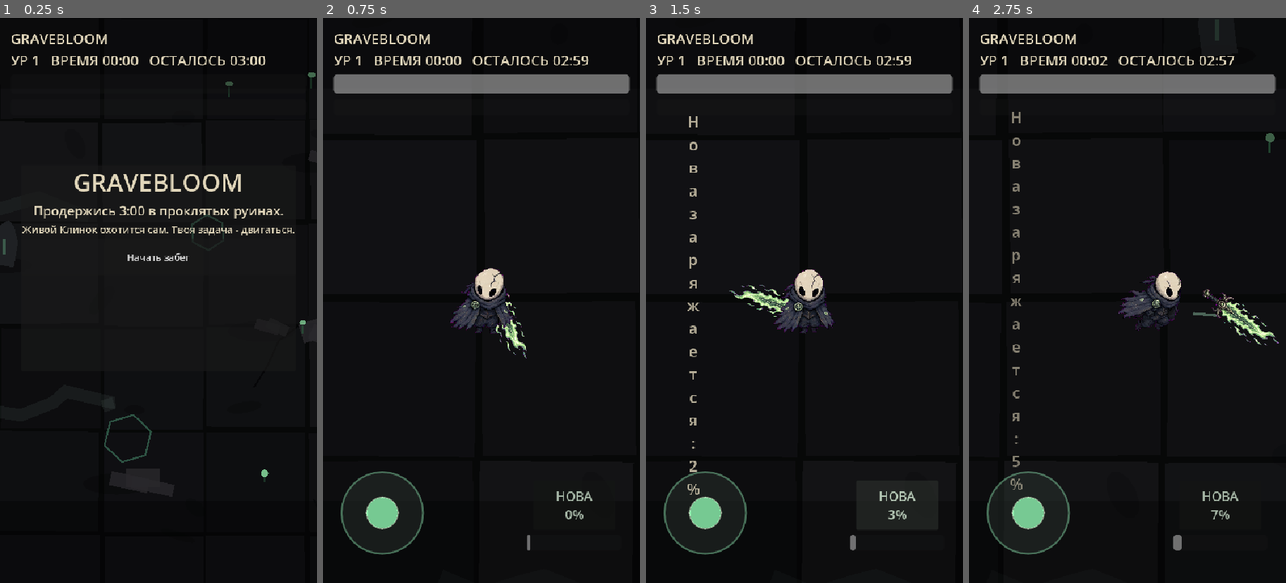
Above: before the commit, frames 1-4 (left to right).
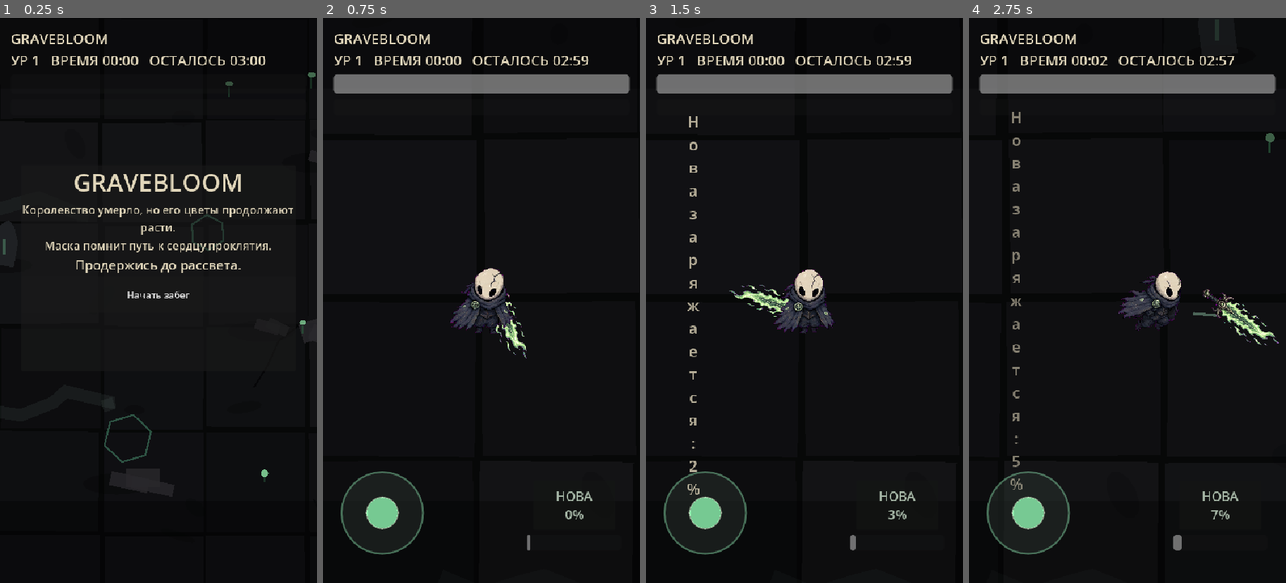
Above: after the commit, the same moments.

Repository: kotlinhustle/gravebloom
Game: Godot game, scene res://scenes/main.tscn
The game is run twice, just before and just after one commit, with the same random seed, the same clock (stepped at 60 frames per second) and the same inputs.
Inputs (mouse positions are in pixels of both pictures, inside the frame that each line leads up to):
- Up to frame 1 (0.25 s): no input
- Up to frame 2 (0.75 s): click "Начать забег" at 0.5 s
- Up to frame 3 (1.5 s): click "НОВА 2%" at 1.25 s
- Up to frame 4 (2.75 s): tap Enter at 2 s; move the mouse to (1197, 272) at 2.02 s; hold D from 2.03 s (still down); click (1197, 272) at 2.17 s; tap Space at 2.27 s

The runs differ from the first frame. In frame 1, 2.5% of the frame differs, in the area x 6-93%, y 33-50%; in frame 2, nothing differs; in frame 3, less than 0.1%; in frame 4, nothing differs.

Commit message:
Add micro lore and strengthen Nova hitbox

Diff:
--- a/scripts/main.gd
+++ b/scripts/main.gd
@@ -18,6 +18,13 @@
 const ULTIMATE_RADIUS := 380.0
 const ULTIMATE_DAMAGE := 7
 const MAX_RELIC_CHOICES := 3
+const BASE_VIEWPORT_SIZE := Vector2(540.0, 960.0)
+const LORE_EVENTS := [
+	{"time": 12.0, "text": "Руины проснулись"},
+	{"time": 45.0, "text": "Gravebloom тянется к крови"},
+	{"time": 90.0, "text": "Маска шепчет: не останавливайся"},
+	{"time": 130.0, "text": "Клинок вспоминает старую клятву"},
+]
 
 var player: Player
 var living_blade: Node2D
@@ -56,6 +63,7 @@
 var vampirism_unlocked := false
 var kill_count := 0
 var ultimate_pointer_active := false
+var lore_event_index := 0
 
 @onready var world := Node2D.new()
 @onready var fx_layer := Node2D.new()
@@ -65,6 +73,7 @@
 @onready var xp_bar := ProgressBar.new()
 @onready var ultimate_bar := ProgressBar.new()
 @onready var ultimate_button := Button.new()
+@onready var ultimate_hit_area := Control.new()
 @onready var joystick_base := Panel.new()
 @onready var joystick_knob := Panel.new()
 @onready var upgrade_panel := PanelContainer.new()
@@ -93,6 +102,7 @@
 		return
 	if not miniboss_spawned and elapsed >= MINIBOSS_TIME:
 		_spawn_miniboss()
+	_update_lore_events()
 	spawn_timer -= delta
 	if spawn_timer <= 0.0:
 		_spawn_enemy_wave()
@@ -387,12 +397,14 @@
 	get_tree().paused = true
 	joystick_base.visible = false
 	ultimate_button.visible = false
+	ultimate_hit_area.visible = false
 	ultimate_bar.visible = false
 	overlay_panel.visible = true
 	_clear_container(overlay_list)
 	_add_overlay_label("GRAVEBLOOM", 42)
-	_add_overlay_label("Продержись 3:00 в проклятых руинах.", 22)
-	_add_overlay_label("Живой Клинок охотится сам. Твоя задача - двигаться.", 17)
+	_add_overlay_label("Королевство умерло, но его цветы продолжают расти.", 19)
+	_add_overlay_label("Маска помнит путь к сердцу проклятия.", 19)
+	_add_overlay_label("Продержись до рассвета.", 22)
 	_add_overlay_button("Начать забег", _start_run)
 
 func _start_run() -> void:
@@ -400,6 +412,7 @@
 	overlay_panel.visible = false
 	joystick_base.visible = true
 	ultimate_button.visible = true
+	ultimate_hit_area.visible = true
 	ultimate_bar.visible = true
 	game_state = "running"
 	get_tree().paused = false
@@ -427,6 +440,7 @@
 	thorn_bloom_cooldown = 0.0
 	vampirism_unlocked = false
 	kill_count = 0
+	lore_event_index = 0
 	_update_ultimate_ui()
 	_reset_joystick()
 	_stop_screen_shake()
@@ -776,6 +790,7 @@
 	game_state = "upgrade"
 	joystick_base.visible = false
 	ultimate_button.visible = false
+	ultimate_hit_area.visible = false
 	ultimate_bar.visible = false
 	_reset_joystick()
 	get_tree().paused = true
@@ -792,14 +807,14 @@
 
 func _roll_relics() -> Array:
 	var relics := [
-		{"name": "Заточить Живой Клинок", "description": "Больше урона клинком", "method": "_upgrade_damage"},
-		{"name": "Ускорить проклятие", "description": "Клинок атакует чаще", "method": "_upgrade_cooldown"},
-		{"name": "Расширить бледный радиус", "description": "Клинок ищет врагов дальше", "method": "_upgrade_range"},
-		{"name": "Призвать Тень", "description": "Дух прорезает толпу лучом", "method": "_upgrade_shadow_spirit"},
-		{"name": "Могильный Магнит", "description": "Опыт тянется к тебе дальше", "method": "_upgrade_magnet"},
-		{"name": "Кровавый Цветок", "description": "Каждое 9-е убийство лечит", "method": "_upgrade_vampirism"},
-		{"name": "Сердце Новы", "description": "Ульта заряжается быстрее и бьет шире", "method": "_upgrade_nova"},
-		{"name": "Шипастый Венец", "description": "Ближние враги получают ответный удар", "method": "_upgrade_thorns"},
+		{"name": "Заточить Живой Клинок", "description": "Он снова вспоминает, как резать плоть", "method": "_upgrade_damage"},
+		{"name": "Ускорить проклятие", "description": "Клинок голодает все чаще", "method": "_upgrade_cooldown"},
+		{"name": "Расширить бледный радиус", "description": "Маска видит добычу дальше", "method": "_upgrade_range"},
+		{"name": "Призвать Тень", "description": "Старый спутник прорезает толпу лучом", "method": "_upgrade_shadow_spirit"},
+		{"name": "Могильный Магнит", "description": "Осколки павших сами ищут Маску", "method": "_upgrade_magnet"},
+		{"name": "Кровавый Цветок", "description": "Пьет кровь павших и возвращает ее тебе", "method": "_upgrade_vampirism"},
+		{"name": "Сердце Новы", "description": "Внутри цветка все еще горит звезда", "method": "_upgrade_nova"},
+		{"name": "Шипастый Венец", "description": "Короли Gravebloom умирали стоя", "method": "_upgrade_thorns"},
 	]
 	relics.shuffle()
 	return relics.slice(0, MAX_RELIC_CHOICES)
@@ -819,6 +834,7 @@
 	upgrade_panel.visible = false
 	joystick_base.visible = true
 	ultimate_button.visible = true
+	ultimate_hit_area.visible = true
 	ultimate_bar.visible = true
 	paused_for_upgrade = false
 	game_state = "running"
@@ -862,13 +878,22 @@
 	thorn_bloom_unlocked = true
 	_flash_overlay_text("Шипастый Венец пробудился")
 
+func _update_lore_events() -> void:
+	if lore_event_index >= LORE_EVENTS.size():
+		return
+	var lore_event: Dictionary = LORE_EVENTS[lore_event_index]
+	if elapsed >= float(lore_event["time"]):
+		lore_event_index += 1
+		_flash_overlay_text(String(lore_event["text"]))
+
 func _show_game_over() -> void:
 	if game_state == "game_over":
 		return
 	game_state = "game_over"
-	last_run_result = "Странник в Маске пал"
+	last_run_result = "Маска треснула, но проклятие запомнило тебя"
 	joystick_base.visible = false
 	ultimate_button.visible = false
+	ultimate_hit_area.visible = false
 	ultimate_bar.visible = false
 	_reset_joystick()
 	get_tree().paused = true
@@ -876,9 +901,10 @@
 
 func _show_victory() -> void:
 	game_state = "victory"
-	last_run_result = "Проклятие отступает"
+	last_run_result = "На миг Gravebloom отступил от сердца руин"
 	joystick_base.visible = false
 	ultimate_button.visible = false
+	ultimate_hit_area.visible = false
 	ultimate_bar.visible = false
 	_reset_joystick()
 	get_tree().paused = true
@@ -924,19 +950,41 @@
 	ultimate_button.focus_mode = Control.FOCUS_NONE
 	ultimate_button.add_theme_font_size_override("font_size", 22)
 	ui_layer.add_child(ultimate_button)
+	ultimate_hit_area.position = ultimate_button.position - Vector2(22.0, 22.0)
+	ultimate_hit_area.size = ultimate_button.size + Vector2(44.0, 44.0)
+	ultimate_hit_area.mouse_filter = Control.MOUSE_FILTER_STOP
+	ultimate_hit_area.process_mode = Node.PROCESS_MODE_ALWAYS
+	ultimate_hit_area.focus_mode = Control.FOCUS_NONE
+	ultimate_hit_area.gui_input.connect(_on_ultimate_hit_area_input)
+	ui_layer.add_child(ultimate_hit_area)
+
+func _on_ultimate_hit_area_input(event: InputEvent) -> void:
+	if event is InputEventMouseButton and event.button_index == MOUSE_BUTTON_LEFT:
+		ultimate_pointer_active = event.pressed
+		if event.pressed:
+			_cast_ultimate()
+		ultimate_hit_area.accept_event()
+	elif event is InputEventScreenTouch:
+		ultimate_pointer_active = event.pressed
+		if event.pressed:
+			_cast_ultimate()
+		ultimate_hit_area.accept_event()
+	elif event is InputEventMouseMotion or event is InputEventScreenDrag:
+		if ultimate_pointer_active:
+			ultimate_hit_area.accept_event()
 
 func _consume_ultimate_pointer(event: InputEvent) -> bool:
 	if ultimate_button == null or not ultimate_button.visible:
 		return false
 	if event is InputEventMouseButton and event.button_index == MOUSE_BUTTON_LEFT:
-		if not _ultimate_hit_rect().has_point(event.position):
+		if not _ultimate_hit_test(event.position):
 			return false
 		ultimate_pointer_active = event.pressed
 		if event.pressed:
 			_cast_ultimate()
 		return true
 	if event is InputEventScreenTouch:
-		if not _ultimate_hit_rect().has_point(event.position):
+		if not _ultimate_hit_test(event.position):
 			return false
 		ultimate_pointer_active = event.pressed
 		if event.pressed:
@@ -948,8 +996,18 @@
 		return true
 	return false
 
-func _ultimate_hit_rect() -> Rect2:
-	return ultimate_button.get_global_rect().grow(18.0)
+func _ultimate_hit_test(pointer_position: Vector2) -> bool:
+	var hit_rect := ultimate_button.get_global_rect().grow(28.0)
+	if hit_rect.has_point(pointer_position):
+		return true
+	var viewport_size := get_viewport_rect().size
+	if viewport_size.x <= 0.0 or viewport_size.y <= 0.0:
+		return false
+	var normalized_position := Vector2(
+		pointer_position.x * BASE_VIEWPORT_SIZE.x / viewport_size.x,
+		pointer_position.y * BASE_VIEWPORT_SIZE.y / viewport_size.y
+	)
+	return hit_rect.has_point(normalized_position)
 
 func _update_ultimate(delta: float) -> void:
 	if ultimate_ready:
Not shown, changed: AGENTS.md
